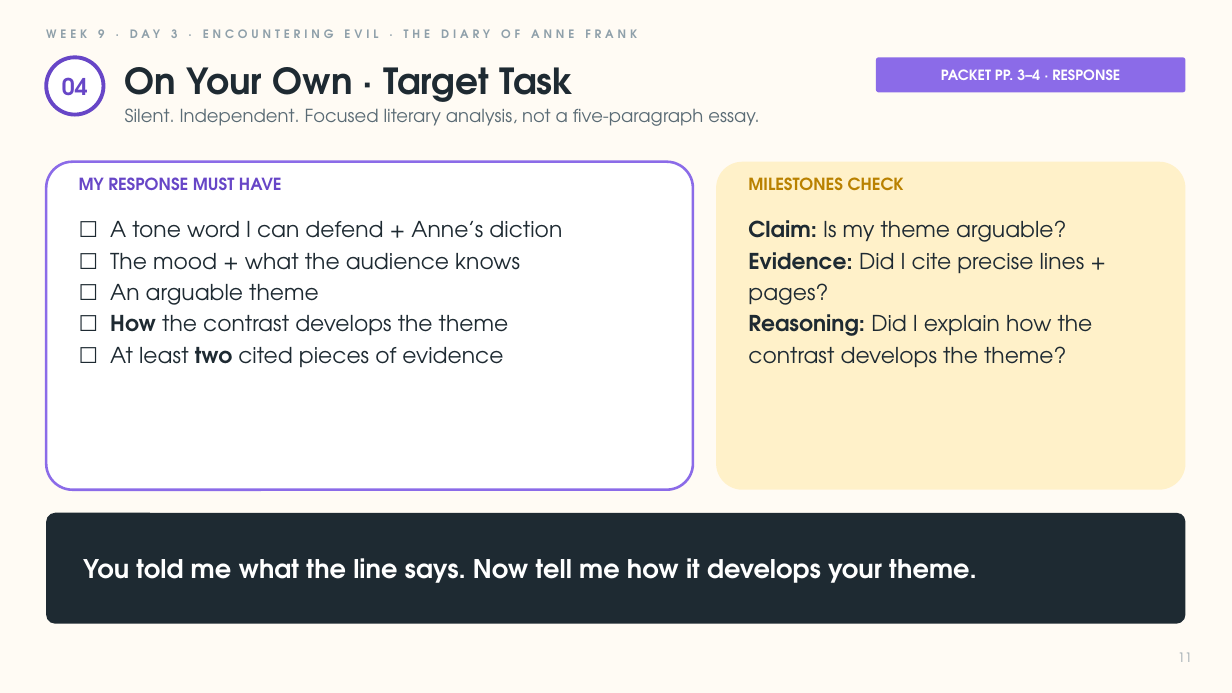
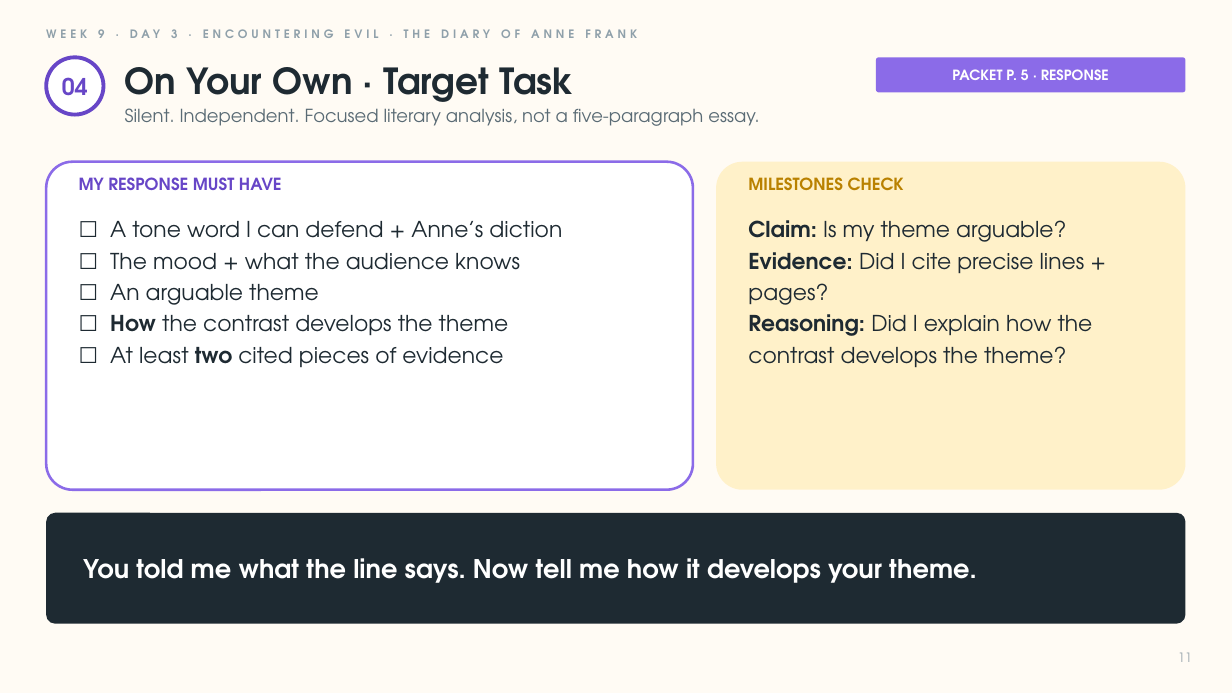
Before and after one commit to inthewritedyrction/lessonplans, a slide deck: slide 11 of lessons/week09/day3/Week9_Day3_Slides.pptx. Drawn at 1232x693 pixels with LibreOffice and Linux fonts; fonts in the diff are those of the drawing. Boxes give left, top, right and bottom in pixels: in the first picture for what was removed or moved away, otherwise in the second. Text is boxed around its words. In the diff, an @@ line names an element or a change of style, - is before the commit and + after.

```diff
--- a/lessons/week09/day3/Week9_Day3_Slides.pptx
+++ b/lessons/week09/day3/Week9_Day3_Slides.pptx
@@ text at box(952, 69, 1109, 80): text changed @@
-PACKET PP. 3–4 · RESPONSE
+PACKET P. 5 · RESPONSE
```
Also in this commit, not shown: 5 other slides changed, 9 other files.
